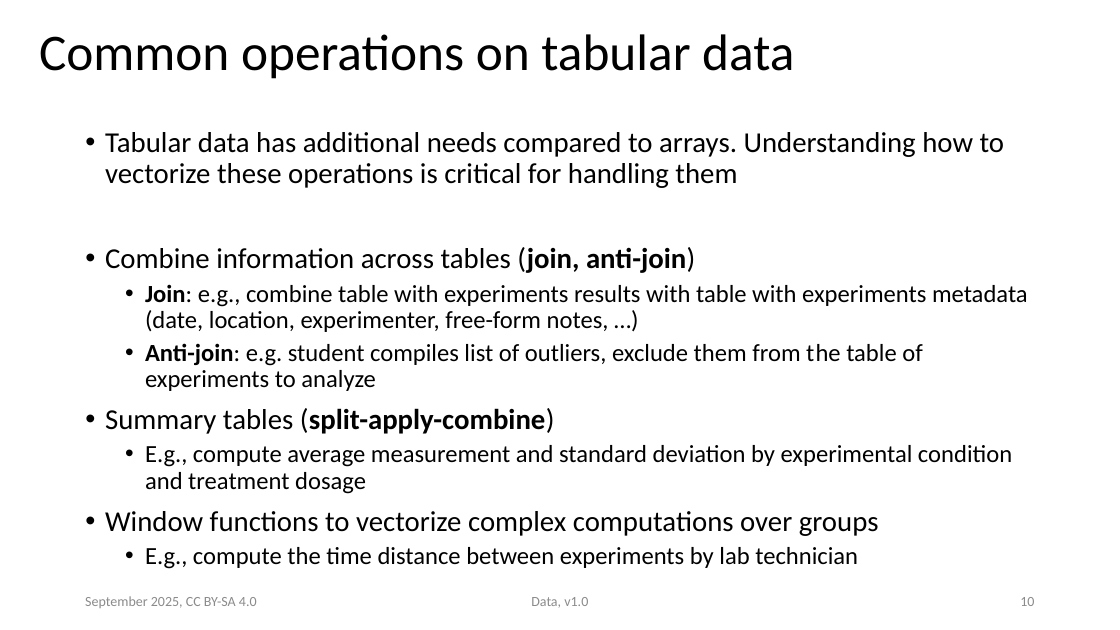
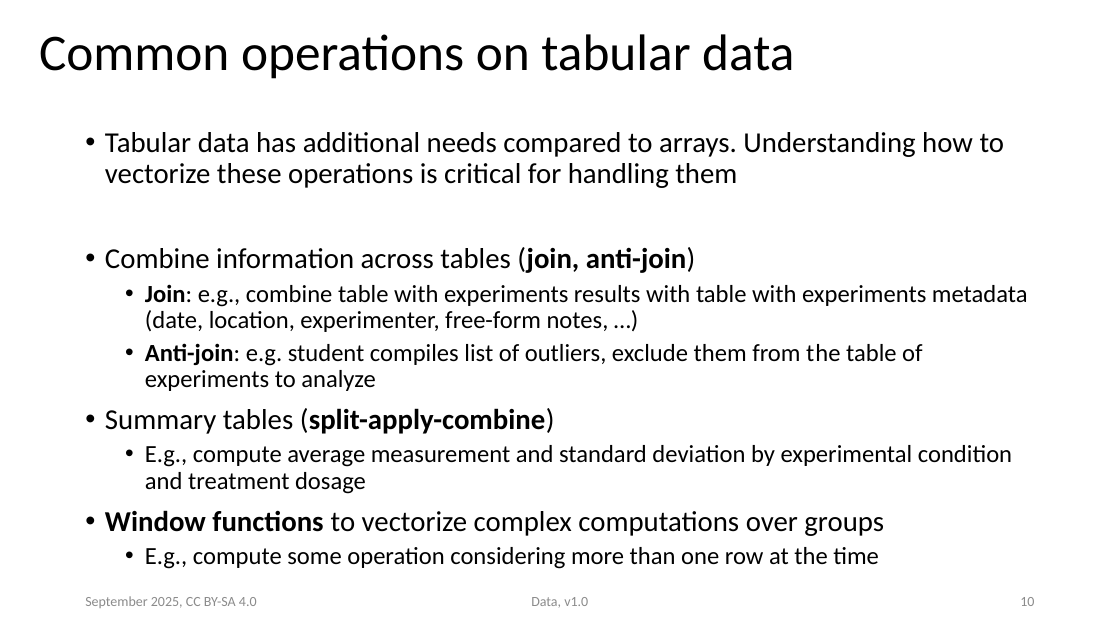
Before and after one commit to ASPP/data_class, a slide deck: slide 10 of tabular_data.pptx. Drawn at 1120x630 pixels with LibreOffice and Linux fonts; fonts in the diff are those of the drawing. Boxes give left, top, right and bottom in pixels: in the first picture for what was removed or moved away, otherwise in the second. Text is boxed around its words. In the diff, an @@ line names an element or a change of style, - is before the commit and + after.

```diff
--- a/tabular_data.pptx
+++ b/tabular_data.pptx
@@ text at [105,510,884,536]: bold on in "Window functions" @@
@@ text at [145,547,879,569]: text changed @@
-  • E.g., compute the time distance between experiments by lab technician
+  • E.g., compute some operation considering more than one row at the time
```
Also in this commit, not shown: 14 other slides changed, 3 other files.
